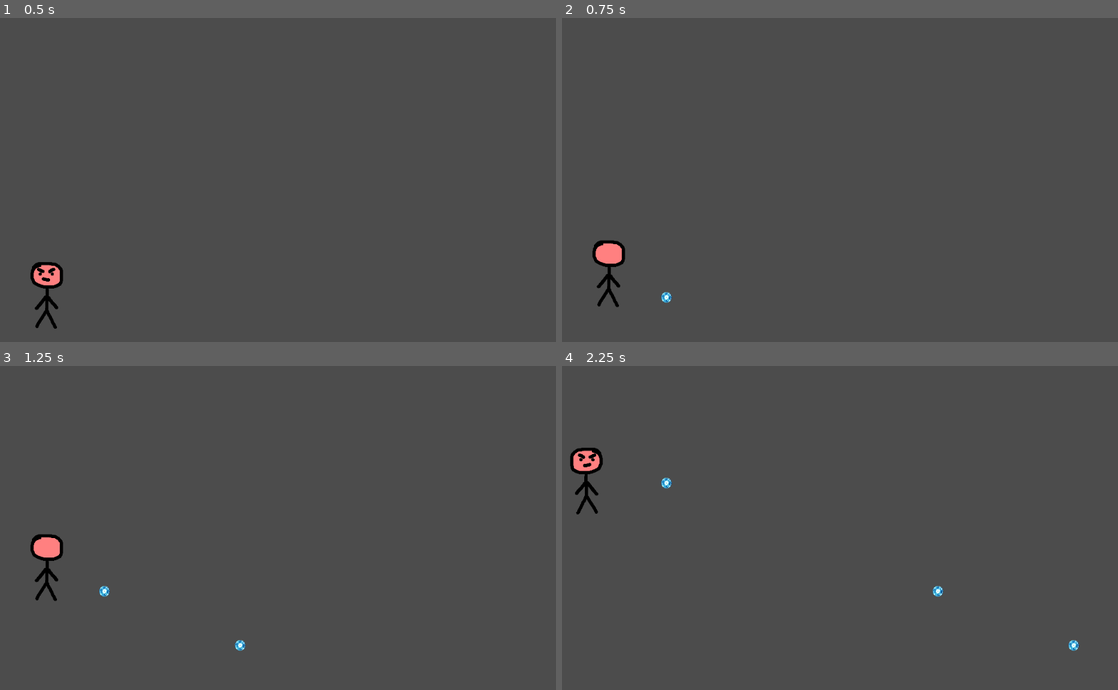
Above: before the commit, frames 1-4 (two rows, left to right).
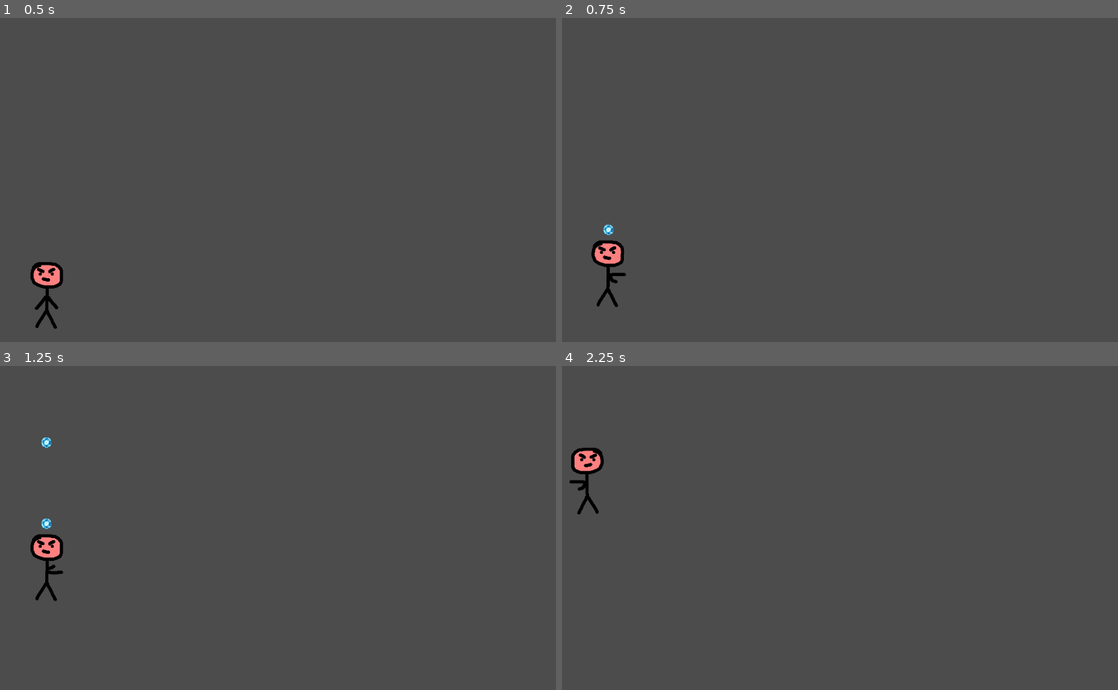
Above: after the commit, the same moments.

Repository: patriciacorhid/elChuloMagias
Game: Godot game, scene res://elChuloMagias.tscn
Same seed, same stepped clock (60 frames per second), same inputs: the game is played once before the commit and once after it.
Inputs:
- Up to frame 1 (0.5 s): no input
- Up to frame 2 (0.75 s): tap Enter at 0.5 s; hold Up from 0.53 s (still down); hold Z from 0.53 s (still down)
- Up to frame 3 (1.25 s): keep holding Up; keep holding Z
- Up to frame 4 (2.25 s): release Z at 1.28 s; tap Z at 1.35 s; release Up at 2.03 s; hold Left from 2.03 s (still down); hold Z from 2.03 s (still down)

Frame 1 is identical in both runs. In frame 2, 0.4% of the frame differs, in the area x 5-20%, y 63-90%; in frame 3, 0.3%; in frame 4, 0.4%, in the area x 1-93%, y 25-89%.

Commit message:
CHULO DONE!!

Diff:
--- a/elChulo.gd
+++ b/elChulo.gd
@@ -4,6 +4,7 @@
 var scene_BolaMagia
 var puede_disparar = true
 var contador_atacar = 0
+var direccion = Vector2(1, 0)
 
 #Atributos (ataque, velocidad...)
 const walk_speed = 200
@@ -18,14 +19,45 @@
 	puede_disparar = true
 
 func _process(delta):
+
+	if Input.is_key_pressed(KEY_LEFT):
+		position.x -= walk_speed*delta
+		set_flip_h(true)
+		if puede_disparar:
+			set_animation("Caminar")
+		direccion = Vector2(-1,0)
+		play()
+	elif Input.is_key_pressed(KEY_RIGHT):
+		position.x += walk_speed*delta
+		set_flip_h(false)
+		if puede_disparar:
+			set_animation("Caminar")
+		direccion = Vector2(1,0)
+		play()
+	elif Input.is_key_pressed(KEY_UP):
+		position.y -= walk_speed*delta
+		if puede_disparar:
+			set_animation("CaminarEspaldas")
+		direccion = Vector2(0,-1)
+		play()
+	elif Input.is_key_pressed(KEY_DOWN):
+		position.y += walk_speed*delta
+		if puede_disparar:
+			set_animation("Caminar")
+		direccion = Vector2(0,1)
+		play()
+
+	else:
+		stop()
+
 	if Input.is_key_pressed(KEY_Z):
 		if puede_disparar:
 			set_animation("Atacar")
 			var bola = scene_BolaMagia.instance()
 			bola.get_node("bolaMagia").set_scale(get_scale()/4)
-			bola.get_node("bolaMagia").set_position(position+Vector2(15, 5))
-			bola.get_node("bolaMagia").set_velocidad(Vector2(500, 0))
-			get_parent().add_child(bola)
+			bola.get_node("bolaMagia").set_position(position+direccion*Vector2(25, 25))
+			bola.get_node("bolaMagia").set_velocidad(500*direccion)
+			get_node("/root/Node2D").add_child(bola)
 			puede_disparar = false
 			$timer_ataque.start(0.5)
 			match contador_atacar:
@@ -34,21 +66,3 @@
 				1:
 					frame = 1
 			contador_atacar = (contador_atacar+1)%2
-	if Input.is_key_pressed(KEY_LEFT):
-		position.x -= walk_speed*delta
-		set_flip_h(true)
-		set_animation("Caminar")
-		set_playing(true)
-	if Input.is_key_pressed(KEY_RIGHT):
-		position.x += walk_speed*delta
-		set_flip_h(false)
-		set_animation("Caminar")
-		set_playing(true)
-	if Input.is_key_pressed(KEY_UP):
-		position.y -= walk_speed*delta
-		set_animation("CaminarEspaldas")
-		set_playing(true)
-	if Input.is_key_pressed(KEY_DOWN):
-		position.y += walk_speed*delta
-		set_animation("Caminar")
-		playing = true
--- a/elChuloMagias.tscn
+++ b/elChuloMagias.tscn
@@ -21,15 +21,15 @@
 "name": "Caminar",
 "speed": 5.0
 }, {
+"frames": [ ExtResource( 1 ) ],
+"loop": true,
+"name": "Defender",
+"speed": 5.0
+}, {
 "frames": [ ExtResource( 5 ), ExtResource( 6 ) ],
 "loop": true,
 "name": "Atacar",
 "speed": 0.0
-}, {
-"frames": [ ExtResource( 1 ) ],
-"loop": true,
-"name": "Defender",
-"speed": 5.0
 }, {
 "frames": [ ExtResource( 3 ), ExtResource( 7 ) ],
 "loop": true,
